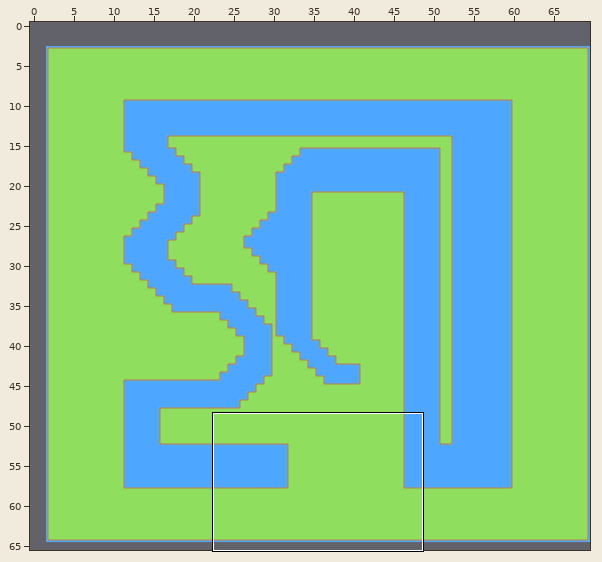
One commit to this Tiled map: Assets/com.seanba.super-tiled2unity/FINAL/Maps/Race 1.2.tmx. The picture above shows the old version from afar; the outline marks the close-up.
Close-up. Old version:
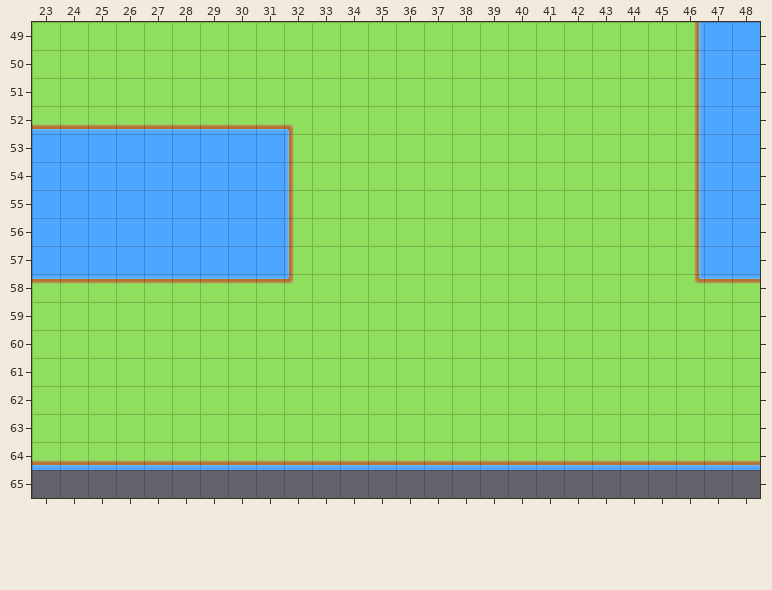
Cells are 32x32 px. Shown: x 23..48, y 49..65. The commit also changed other parts of the map, which this record leaves out. The old version is drawn lined up with the new one.
And afterwards:
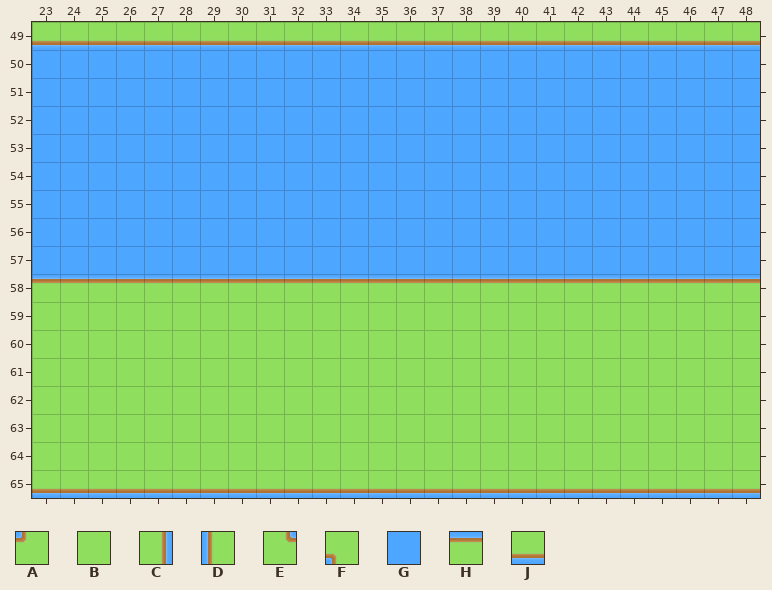
Key: from "Grass": A 60 "2.5", B 61 "2.6", C 62 "2.7", D 75 "4.4", E 76 "4.5", F 84 "5.5", G 88 "6.1", H 101 "1.6", J 116 "6.6".
_ is an empty cell.
The exact change:
map size 68x62 -> 70x66 cells (old content now starts at 2,3; both pictures use the new coordinates)
Layer "Tile Layer 1":
y 49: x 23..48 BBBBBBBBBBBBBBBBBBBBBBBCGG -> JJJJJJJJJJJJJJJJJJJJJJJJJJ
y 50..51: x 23..46 BBBBBBBBBBBBBBBBBBBBBBBC -> GGGGGGGGGGGGGGGGGGGGGGGG
y 52: x 23..46 JJJJJJJJJFBBBBBBBBBBBBBC -> GGGGGGGGGGGGGGGGGGGGGGGG
y 53..57: x 32..46 DBBBBBBBBBBBBBC -> GGGGGGGGGGGGGGG
y 58: x 32..46 ABBBBBBBBBBBBBE -> HHHHHHHHHHHHHHH
y 64: x 23..48 JJJJJJJJJJJJJJJJJJJJJJJJJJ -> BBBBBBBBBBBBBBBBBBBBBBBBBB
y 65: x 23..48 __________________________ -> JJJJJJJJJJJJJJJJJJJJJJJJJJ
Where, in picture pixels (left, top, right, bottom), the same in both close-ups:
changed: (32, 22, 760, 284)
changed: (32, 460, 760, 498)
